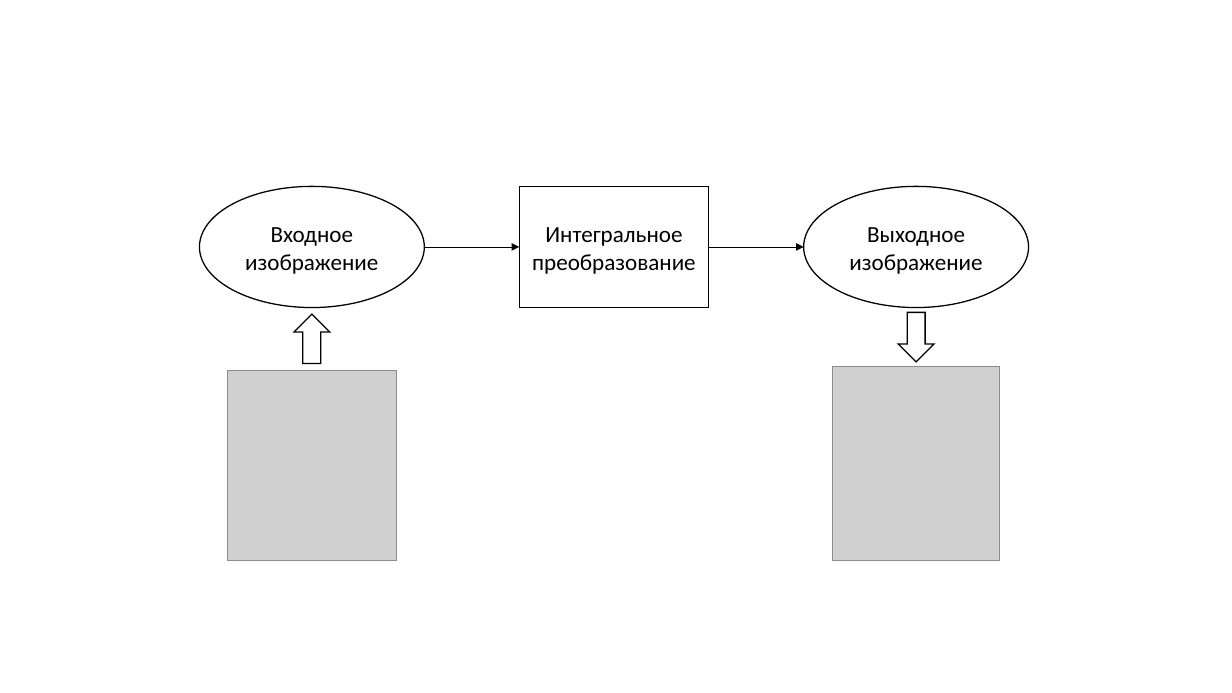
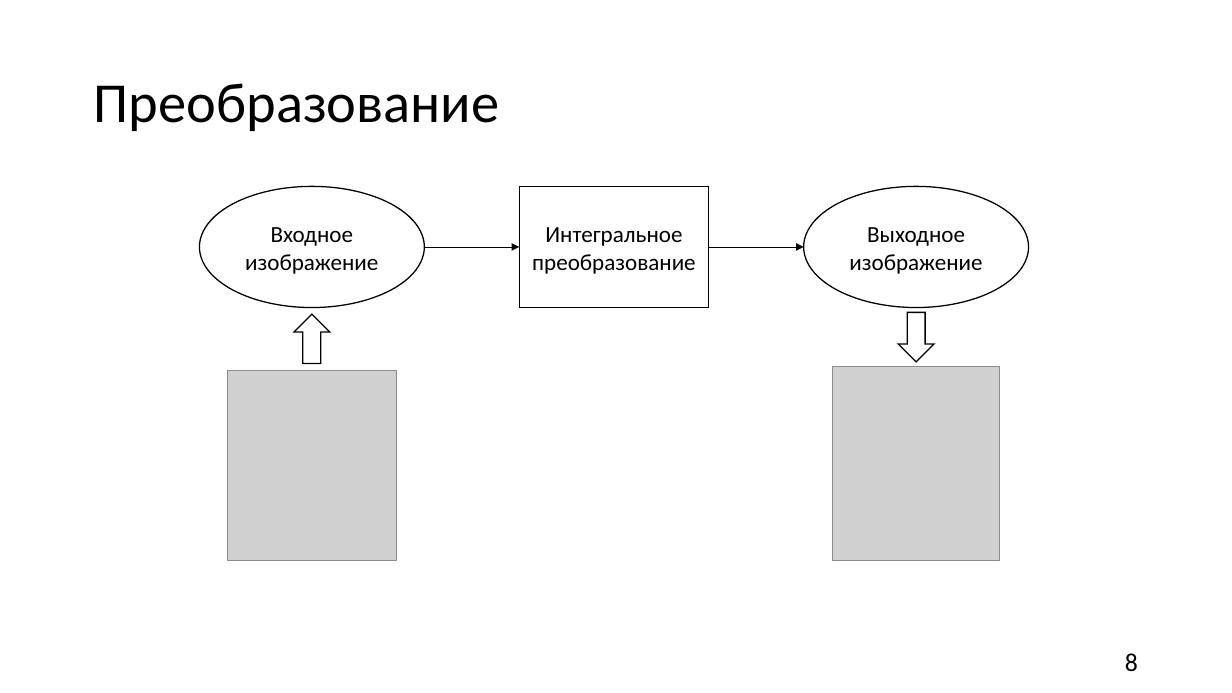
Before and after one commit to MYIIIKET/Diplom, a slide deck: slide 8 of Main/Презентация.pptx. Drawn at 1232x693 pixels with LibreOffice and Linux fonts; fonts in the diff are those of the drawing; grey boxes stand for pictures. Boxes give left, top, right and bottom in pixels: in the first picture for what was removed or moved away, otherwise in the second. Text is boxed around its words. In the diff, an @@ line names an element or a change of style, - is before the commit and + after.

```diff
--- a/Main/Презентация.pptx
+++ b/Main/Презентация.pptx
@@ title added at [94, 83, 500, 131], 44 pt, text #000000 @@
+Преобразование
@@ page number added at [1125, 653, 1138, 672], 20 pt, text #000000 @@
+8
```
Also in this commit, not shown: 14 other slides changed, 8 slides added, 10 slides removed, 5 other files.
